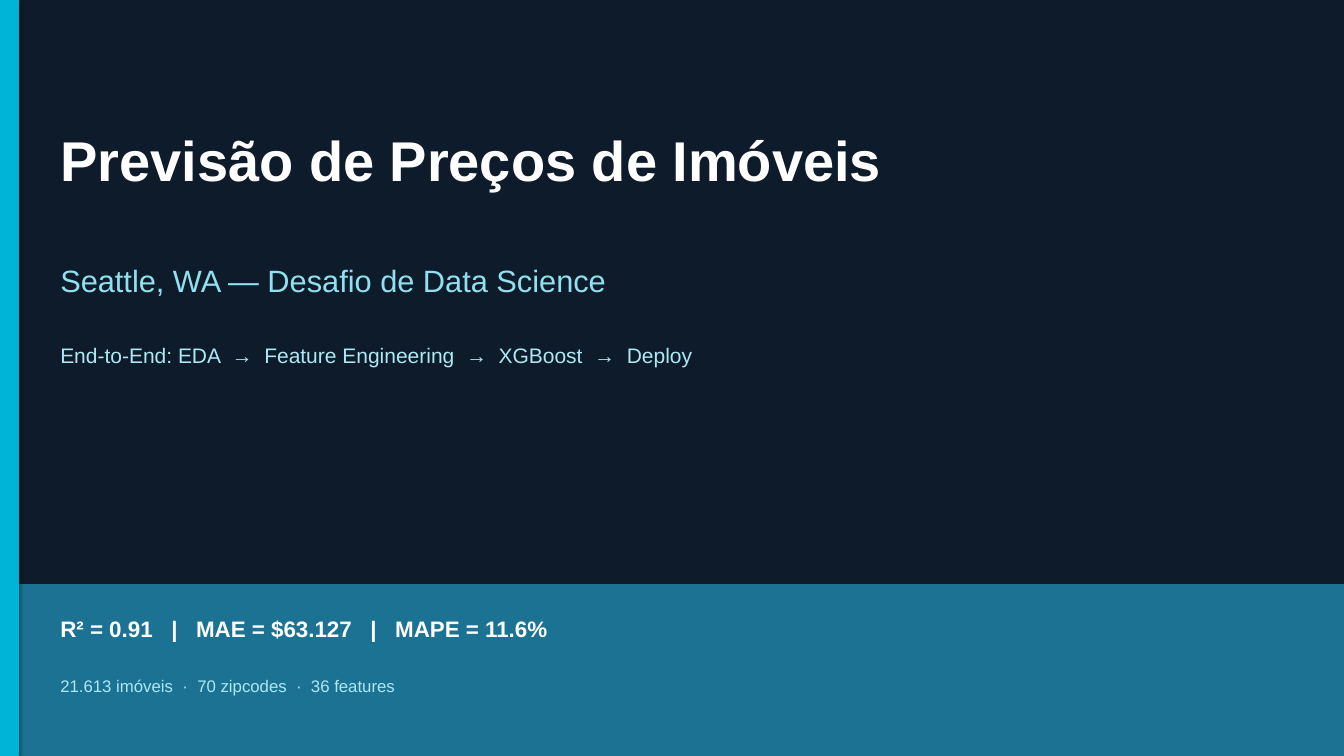
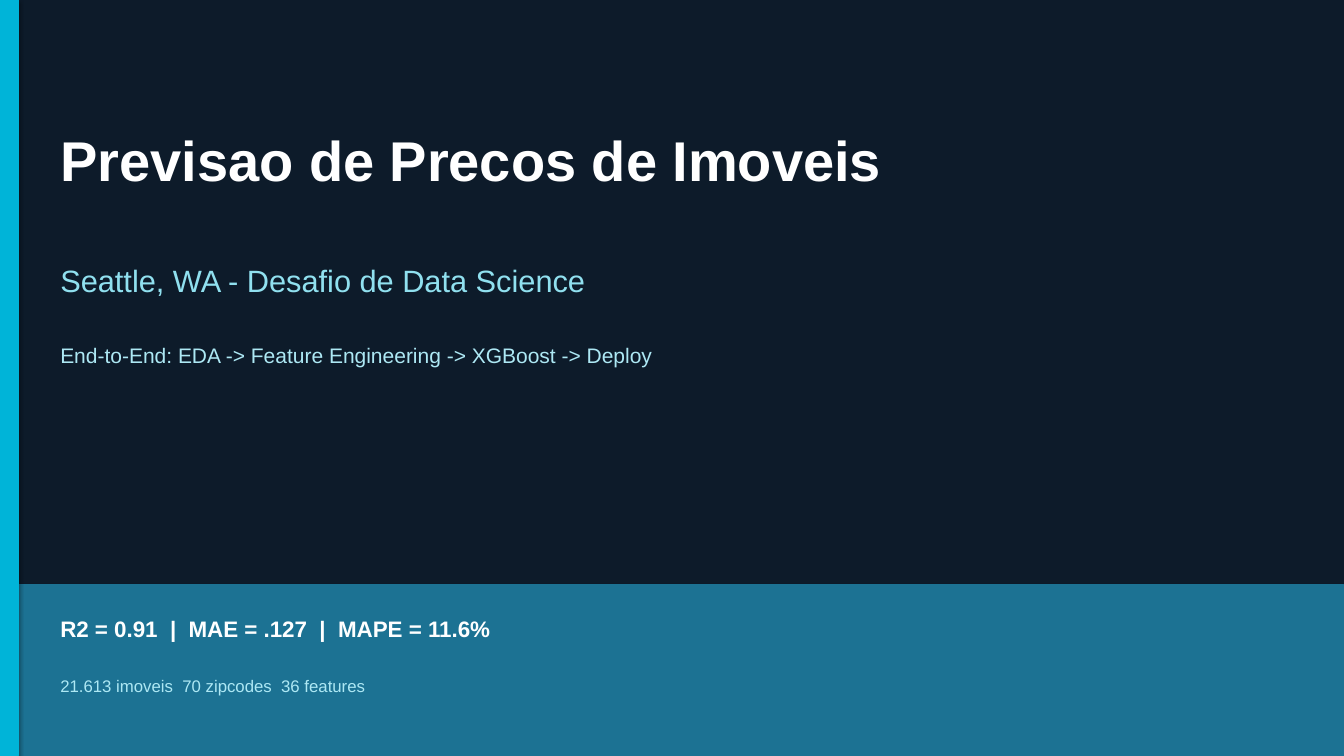
Before and after one commit to rogerestatistico/HOUSE_PRICE_PREDICTION, a slide deck: slide 1 of presentation_house_price.pptx. Drawn at 1344x756 pixels with LibreOffice and Linux fonts; fonts in the diff are those of the drawing. Boxes give left, top, right and bottom in pixels: in the first picture for what was removed or moved away, otherwise in the second. Text is boxed around its words. In the diff, an @@ line names an element or a change of style, - is before the commit and + after.

```diff
--- a/presentation_house_price.pptx
+++ b/presentation_house_price.pptx
@@ text at [60,140,881,182]: text changed @@
-Previsão de Preços de Imóveis
+Previsao de Precos de Imoveis
@@ text at [60,269,585,296]: text changed @@
-Seattle, WA — Desafio de Data Science
+Seattle, WA - Desafio de Data Science
@@ text at [60,347,652,368]: text changed @@
-End-to-End: EDA → Feature Engineering → XGBoost → Deploy
+End-to-End: EDA -> Feature Engineering -> XGBoost -> Deploy
@@ text at [60,621,490,638]: text changed @@
-R² = 0.91 | MAE = $63.127 | MAPE = 11.6%
+R2 = 0.91 | MAE = .127 | MAPE = 11.6%
@@ text at [60,680,365,696]: text changed @@
-21.613 imóveis · 70 zipcodes · 36 features
+21.613 imoveis 70 zipcodes 36 features
```
Also in this commit, not shown: 11 other slides changed, 5 slides added, 8 slides removed.
